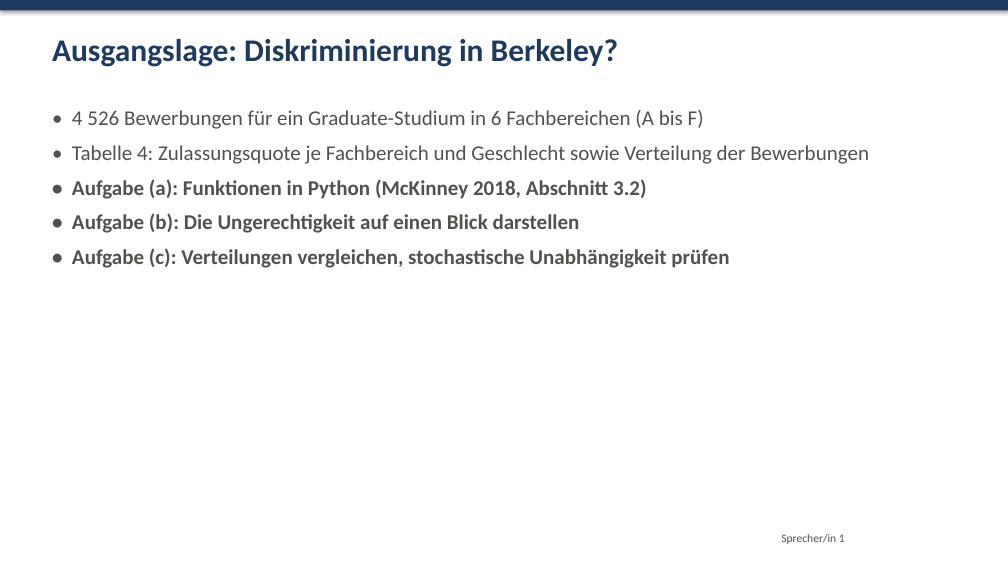
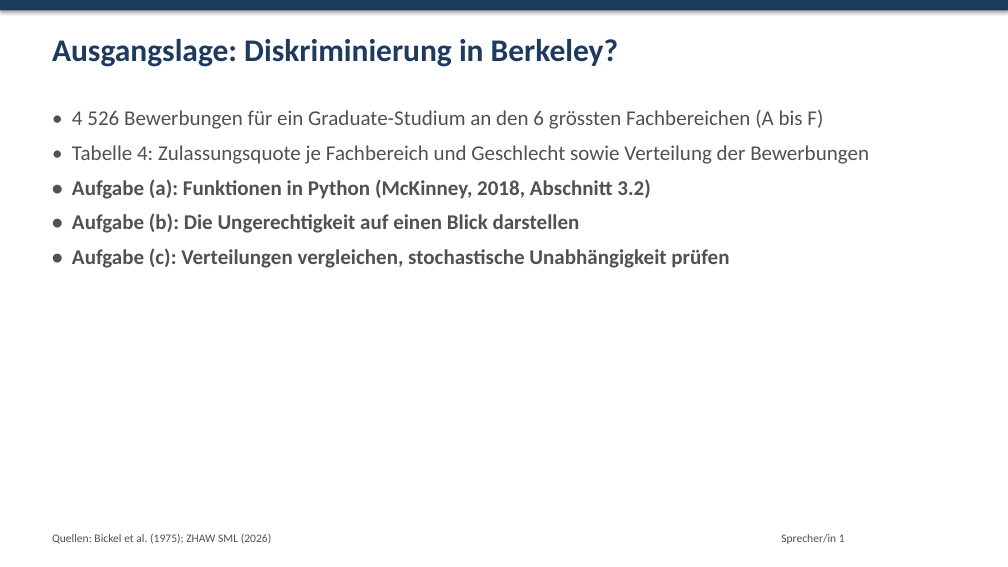
Before and after one commit to leozhaw26/statistik, a slide deck: slide 2 of vortrag4/Vortrag4_Praesentation.pptx. Drawn at 1008x567 pixels with LibreOffice and Linux fonts; fonts in the diff are those of the drawing. Boxes give left, top, right and bottom in pixels: in the first picture for what was removed or moved away, otherwise in the second. Text is boxed around its words. In the diff, an @@ line names an element or a change of style, - is before the commit and + after.

```diff
--- a/vortrag4/Vortrag4_Praesentation.pptx
+++ b/vortrag4/Vortrag4_Praesentation.pptx
@@ text at box(72, 110, 823, 129): text changed @@
-• 4 526 Bewerbungen für ein Graduate-Studium in 6 Fachbereichen (A bis F)
+• 4 526 Bewerbungen für ein Graduate-Studium an den 6 grössten Fachbereichen (A bis F)
@@ text at box(72, 179, 650, 199): text changed @@
-• Aufgabe (a): Funktionen in Python (McKinney 2018, Abschnitt 3.2)
+• Aufgabe (a): Funktionen in Python (McKinney, 2018, Abschnitt 3.2)
@@ text added at box(52, 534, 271, 544), 11 pt, text #52514E @@
+Quellen: Bickel et al. (1975); ZHAW SML (2026)
```
Also in this commit, not shown: 10 other slides changed, 6 other files.
